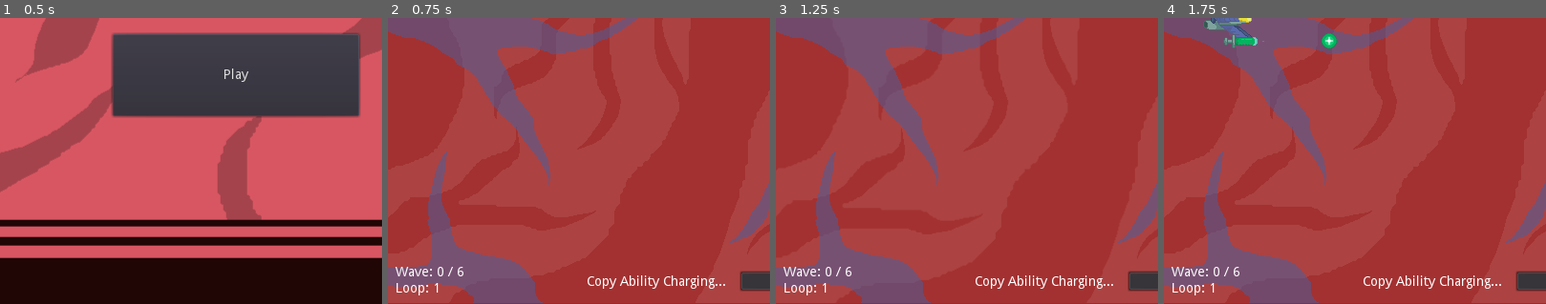
Above: before the commit, frames 1-4 (left to right).
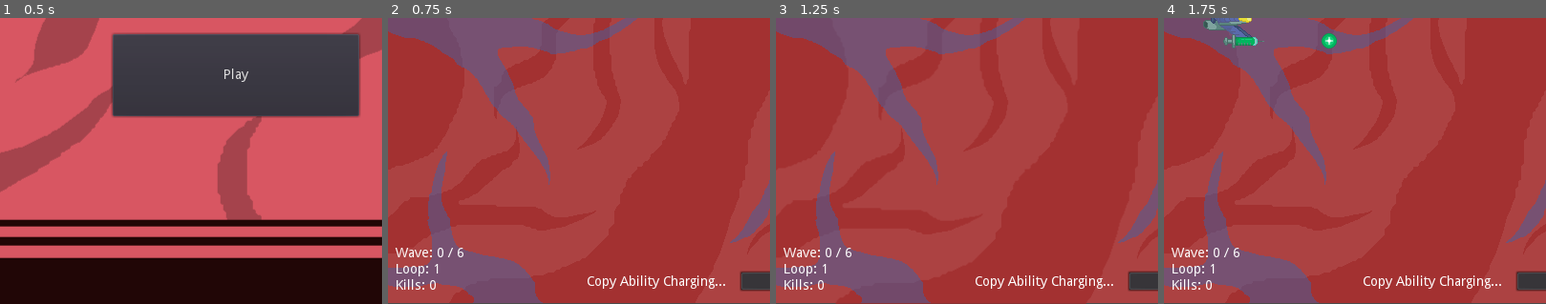
Above: after the commit, the same moments.

Repository: Yerdun/Pathogen
Game: Godot game, scene res://Assets/Scenes/Menus/Title.tscn
Two runs of this game, one before a commit and one after it. Both use one fixed random seed, a clock stepped at 60 frames per second and the inputs below. Sound files missing from this copy of the repository are replaced by a short silence.
Inputs (mouse positions are % of the whole screen's width and height, from its top left):
- Up to frame 1 (0.5 s): no input
- Up to frame 2 (0.75 s): click "Play" at 0.5 s
- Up to frame 3 (1.25 s): no input
- Up to frame 4 (1.75 s): move the mouse to (72, 45) at 1.27 s; hold Right (ui_right) from 1.28 s (still down); hold B (copy) from 1.28 s (still down); tap Space (shoot) at 1.55 s
The pictures show only the part of the screen within x 18-68%, y 50-100%; the shares and areas given below are measured in that part.

Frame 1 is identical in both runs. In frame 2, 0.8% of the frame differs, in the area x 2-20%, y 80-97%; in frame 3, 0.8%; in frame 4, 0.8%.

Commit message:
Added more finishing touches Score displayed on Victory screen Life granted for every 50 kills

Diff:
--- a/Assets/Scenes/Level/Level.gd
+++ b/Assets/Scenes/Level/Level.gd
@@ -1,15 +1,17 @@
 extends Node2D
 
-# this script is probably only for UI elements
+# This script is for UI elements and keeping track of score
 
+func _process(delta):
+	GlobalVariables.finalLoopCount = $"Wave Manager".loopCounter	# Set loop count to current loop
+	GlobalVariables.finalWave = 6 - $"Wave Manager".randomizedList.size()	# Set finalWave to the current wave
+	# Other global variables stored in Bullet Control
 
-# Called every frame. 'delta' is the elapsed time since the previous frame.
-func _process(delta):
 	$"Charge Bar".max_value = $"Player/Bullet Control".MaxCharge	# Must check for this repeatedly because MaxCharge increases upon copy
 	$"Charge Bar".value = $"Player/Bullet Control".CurrentCharge	# Set the Charge Bar's value to a percentage of the Player's current charge
 	if $"Player/Bullet Control".CurrentCharge == $"Player/Bullet Control".MaxCharge:
-		$"Copy Bar text".text = "Copy ready!"
+		$"Copy Bar text".text = "Copy ready!"	# Display message when copy is ready
 	else:
 		$"Copy Bar text".text = "Copy Ability Charging..."
 	$"Lives".text = "x " + str($"Player".lives)
-	$"Wave Number".text = "Wave: " + str(6 - $"Wave Manager".randomizedList.size()) + " / 6\nLoop: " + str($"Wave Manager".loopCounter + 1)
+	$"Score".text = "Wave: " + str(GlobalVariables.finalWave) + " / 6\nLoop: " + str(GlobalVariables.finalLoopCount + 1) + "\nKills: " + str(GlobalVariables.enemiesKilled)
--- a/Assets/Scenes/Level/Level.tscn
+++ b/Assets/Scenes/Level/Level.tscn
@@ -67,13 +67,14 @@
 "_edit_use_anchors_": false
 }
 
-[node name="Wave Number" type="Label" parent="."]
+[node name="Score" type="Label" parent="."]
 margin_left = 150.0
-margin_top = 560.0
+margin_top = 540.0
 margin_right = 201.0
-margin_bottom = 591.0
-text = "Wave: 1
-Loop: 1"
+margin_bottom = 588.0
+text = "Wave:
+Loop:
+Kills:"
 __meta__ = {
 "_edit_use_anchors_": false
 }
--- a/Assets/Scenes/Menus/Victory.gd
+++ b/Assets/Scenes/Menus/Victory.gd
@@ -8,12 +8,8 @@
 
 # Called when the node enters the scene tree for the first time.
 func _ready():
-	$"Score".text = "Loops cleared: " + str(GlobalVariables.finalLoopCount)	+ "\nWaves in loop survived: " + str(GlobalVariables.final)# Print the amount of loops the player has gone through
-
-
-# Called every frame. 'delta' is the elapsed time since the previous frame.
-#func _process(delta):
-#	pass
+	# Print the player's score
+	$"Score".text = "Loops cleared: " + str(GlobalVariables.finalLoopCount)	+ "\nLasted until Wave: " + str(GlobalVariables.finalWave) + "\nMax abilities: " + str(GlobalVariables.mostPowers) + "\nEnemies killed: " + str(GlobalVariables.enemiesKilled)
 
 
 func _on_Button_pressed():
--- a/Assets/Scenes/Menus/Victory.tscn
+++ b/Assets/Scenes/Menus/Victory.tscn
@@ -36,10 +36,13 @@
 
 [node name="Score" type="Label" parent="."]
 margin_left = 80.0
-margin_top = 250.0
-margin_right = 177.0
-margin_bottom = 264.0
-text = "Loops cleared: "
+margin_top = 210.0
+margin_right = 198.0
+margin_bottom = 275.0
+text = "Loops cleared:
+Lasted until Wave:
+Max abilities:
+Enemies killed:"
 __meta__ = {
 "_edit_use_anchors_": false
 }
--- a/Assets/Scenes/Player/Bullet Control.gd
+++ b/Assets/Scenes/Player/Bullet Control.gd
@@ -140,6 +140,7 @@
 		rapidFireEnabled = true
 		MaxCharge += 5	# Add 5 required kills to Max Charge to balance copy abilities
 		secretCount += 1
+		GlobalVariables.mostPowers += 1
 
 func _enableWideBeam(): # when called, enables wide beam
 	if !wideBeamEnabled:
@@ -147,6 +148,7 @@
 		wideBeamEnabled = true
 		MaxCharge += 5
 		secretCount += 1
+		GlobalVariables.mostPowers += 1
 
 func _enablePiercing(): # when called, enables piercing
 	if !piercingEnabled:
@@ -155,6 +157,7 @@
 		piercingEnabled = true
 		MaxCharge += 5
 		secretCount += 1
+		GlobalVariables.mostPowers += 1
 
 func _enableSpeedup():
 	if !speedupEnabled:
@@ -164,6 +167,7 @@
 		speedupEnabled = true
 		MaxCharge += 5
 		secretCount += 1
+		GlobalVariables.mostPowers += 1
 
 func _on_Shot_Cooldown_timeout(): # connected to cooldown timer
 	canFire = true # when the cooldown finishes, prepare a new shot
@@ -176,3 +180,8 @@
 		$"Copy Ready".play()
 	# if current charge is max, do nothing, but if current charge is below max, increment by 1
 	CurrentCharge = min(MaxCharge, CurrentCharge + 1)
+	# Since kills are incremented when this function is called, increment the Global Kill counter as well
+	GlobalVariables.enemiesKilled += 1
+	if GlobalVariables.enemiesKilled % 50 == 0:
+		owner.lives += 1	# Grant a life for every 50 kills
+		$"Bullet Control/Copy Success".play()
--- a/Assets/Scenes/Player/Player.gd
+++ b/Assets/Scenes/Player/Player.gd
@@ -68,7 +68,6 @@
 			$PlayerAnimation.play("default")	# Return to default animation
 
 		elif $"../Wave Manager".loopCounter > 0:	# Victory routine
-			GlobalVariables.finalLoopCount = $"../Wave Manager".loopCounter	# Set the global loop count variable to what is in loopCounter
 			get_tree().change_scene("res://Assets/Scenes/Menus/Victory.tscn")
 
 		else:	# Game over routine
--- a/GlobalVariables.gd
+++ b/GlobalVariables.gd
@@ -1,4 +1,6 @@
 extends Node
 
 var finalLoopCount = 0	# Keeps track of how many loops the player has gone through
+var finalWave = 0	# Keeps track of the wave the player died on
 var enemiesKilled = 0	# Keeps track of how many enemies player killed
+var mostPowers = 0	# Keeps track of the most amount of powers player held at once
